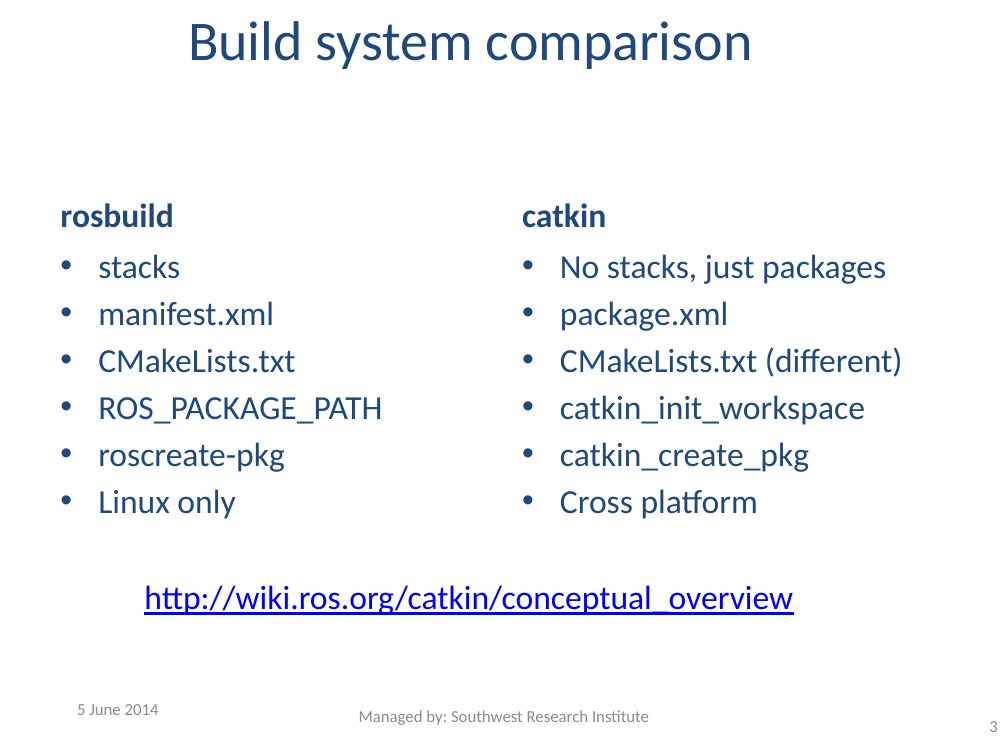
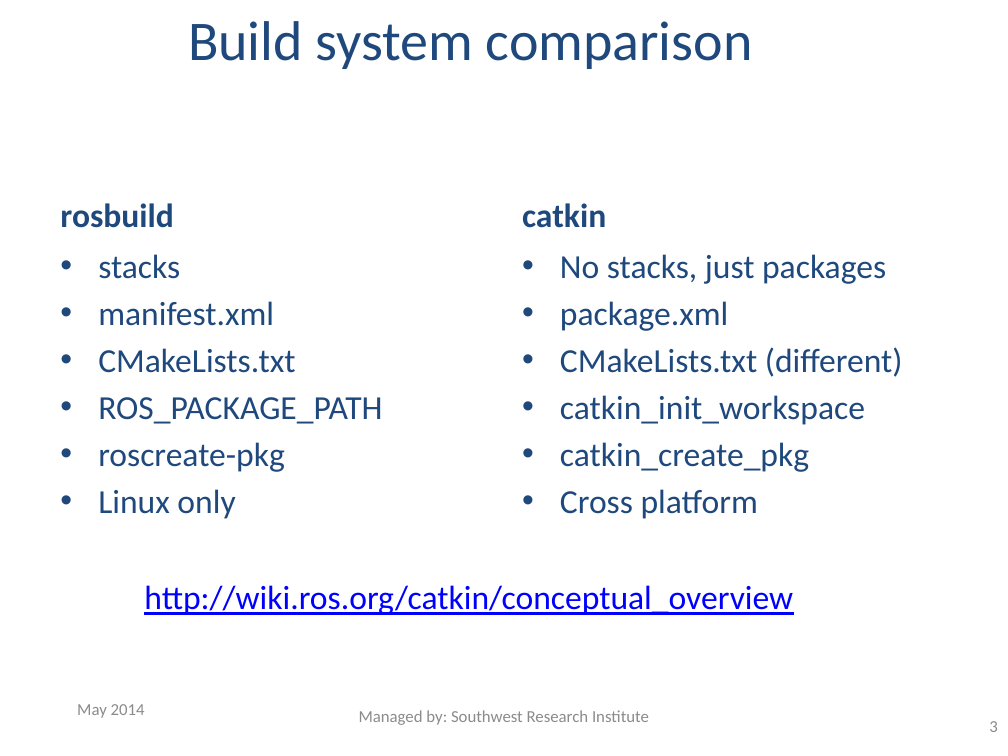
Before and after one commit to ros-industrial/industrial_training, a slide deck: slide 3 of training/slides/ROS-I Basic Developers Training - Session 5(Hydro).pptx. Drawn at 1008x756 pixels with LibreOffice and Linux fonts; fonts in the diff are those of the drawing; background and template pictures are left out. Boxes give left, top, right and bottom in pixels: in the first picture for what was removed or moved away, otherwise in the second. Text is boxed around its words. In the diff, an @@ line names an element or a change of style, - is before the commit and + after.

```diff
--- a/training/slides/ROS-I Basic Developers Training - Session 5(Hydro).pptx
+++ b/training/slides/ROS-I Basic Developers Training - Session 5(Hydro).pptx
@@ text at (77, 704, 145, 718): text changed @@
-5 June 2014
+May 2014
```
Also in this commit, not shown: 3 other slides changed, 5 other files.
